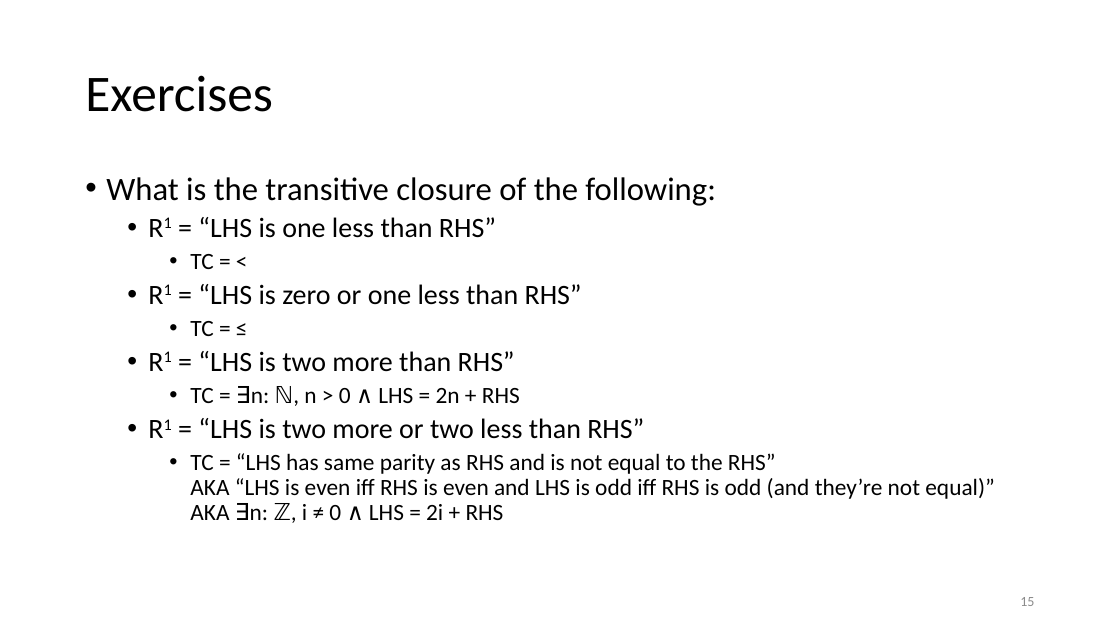
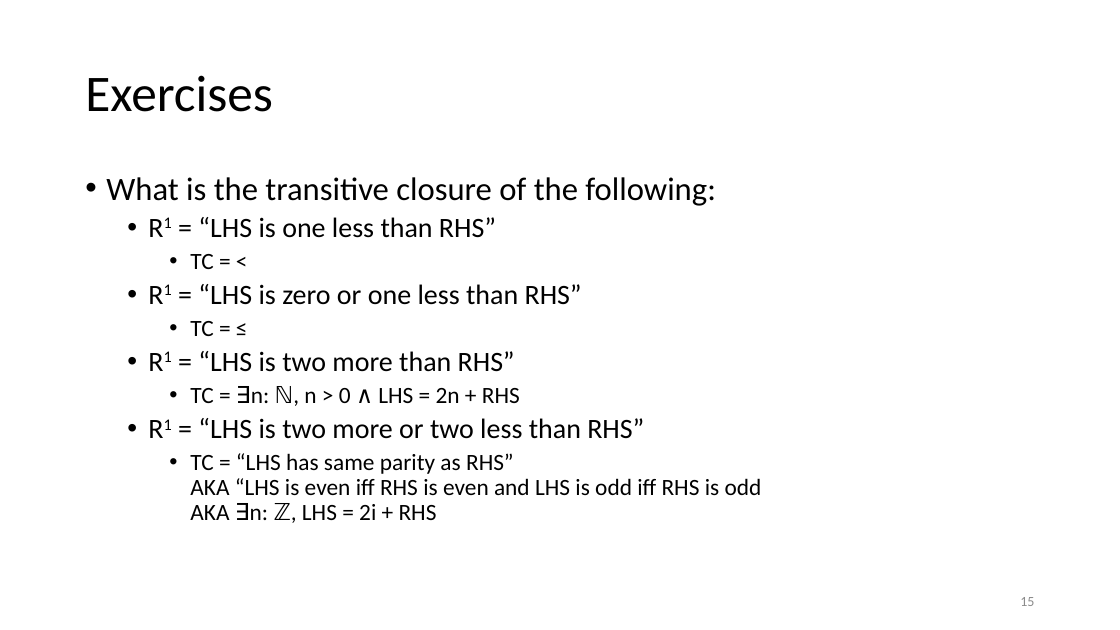
Before and after one commit to tcmch/cs-dm-lean, a slide deck: slide 15 of src/13_Relations/Relations.pptx. Drawn at 1120x630 pixels with LibreOffice and Linux fonts; fonts in the diff are those of the drawing. Boxes give left, top, right and bottom in pixels: in the first picture for what was removed or moved away, otherwise in the second. Text is boxed around its words. In the diff, an @@ line names an element or a change of style, - is before the commit and + after.

```diff
--- a/src/13_Relations/Relations.pptx
+++ b/src/13_Relations/Relations.pptx
@@ text at bbox=[190, 453, 762, 520]: text changed @@
-    • TC = “LHS has same parity as RHS and is not equal to the RHS”
-      AKA “LHS is even iff RHS is even and LHS is odd iff RHS is odd (and they’re not equal)”
-      AKA ∃n: ℤ, i ≠ 0 ∧ LHS = 2i + RHS
+    • TC = “LHS has same parity as RHS”
+      AKA “LHS is even iff RHS is even and LHS is odd iff RHS is odd
+      AKA ∃n: ℤ, LHS = 2i + RHS
```
Also in this commit, not shown: 1 other file.
